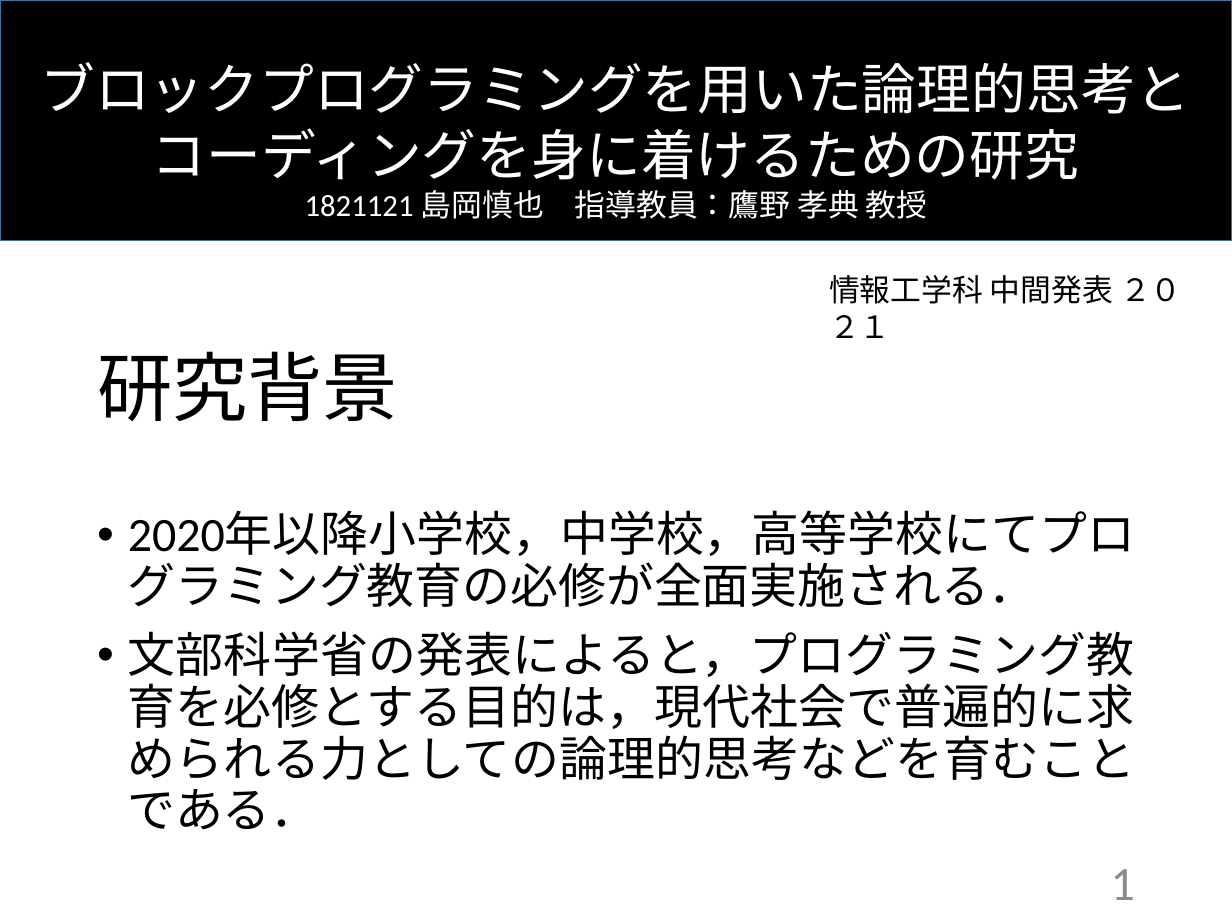
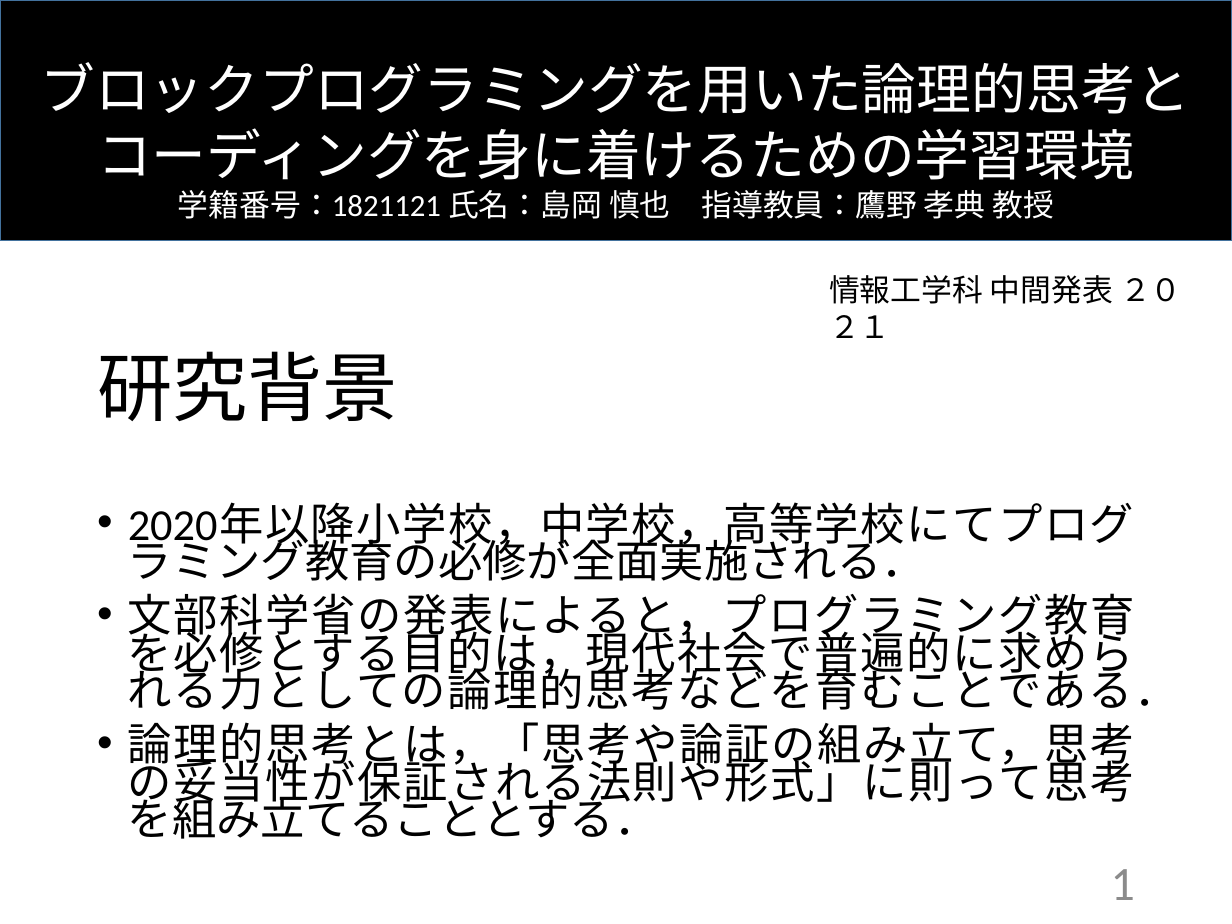
Before and after one commit to kait-takanolab/1821121-shimaoka-thesis, a slide deck: slide 1 of 1821121_shimaoka_tyuukan.pptx. Drawn at 1232x924 pixels with LibreOffice and Linux fonts; fonts in the diff are those of the drawing. Boxes give left, top, right and bottom in pixels: in the first picture for what was removed or moved away, otherwise in the second. Text is boxed around its words. In the diff, an @@ line names an element or a change of style, - is before the commit and + after.

```diff
--- a/1821121_shimaoka_tyuukan.pptx
+++ b/1821121_shimaoka_tyuukan.pptx
@@ text in rectangle at (97, 128, 1134, 219): text changed @@
-コーディングを身に着けるための研究
-1821121 島岡慎也 指導教員：鷹野 孝典 教授
+コーディングを身に着けるための学習環境
+学籍番号：1821121 氏名：島岡 慎也 指導教員：鷹野 孝典 教授
@@ text at (128, 503, 1179, 710): size 28 to 25.9 pt in "2020年以降小学校，中学校，高等学校にてプログラミング教育の必修が全面実施される．", "文部科学省の発表によると，プログラミング教育を必修とする目的は，現代社会で普遍的に求められる力としての論理的思考などを育 ..."; line spacing 0.9 to 0.7 @@
@@ text at (128, 722, 1135, 839): paragraph added @@
+• 論理的思考とは，「思考や論証の組み立て，思考の妥当性が保証される法則や形式」に則って思考を組み立てることとする．
```
Also in this commit, not shown: 4 other slides changed.
